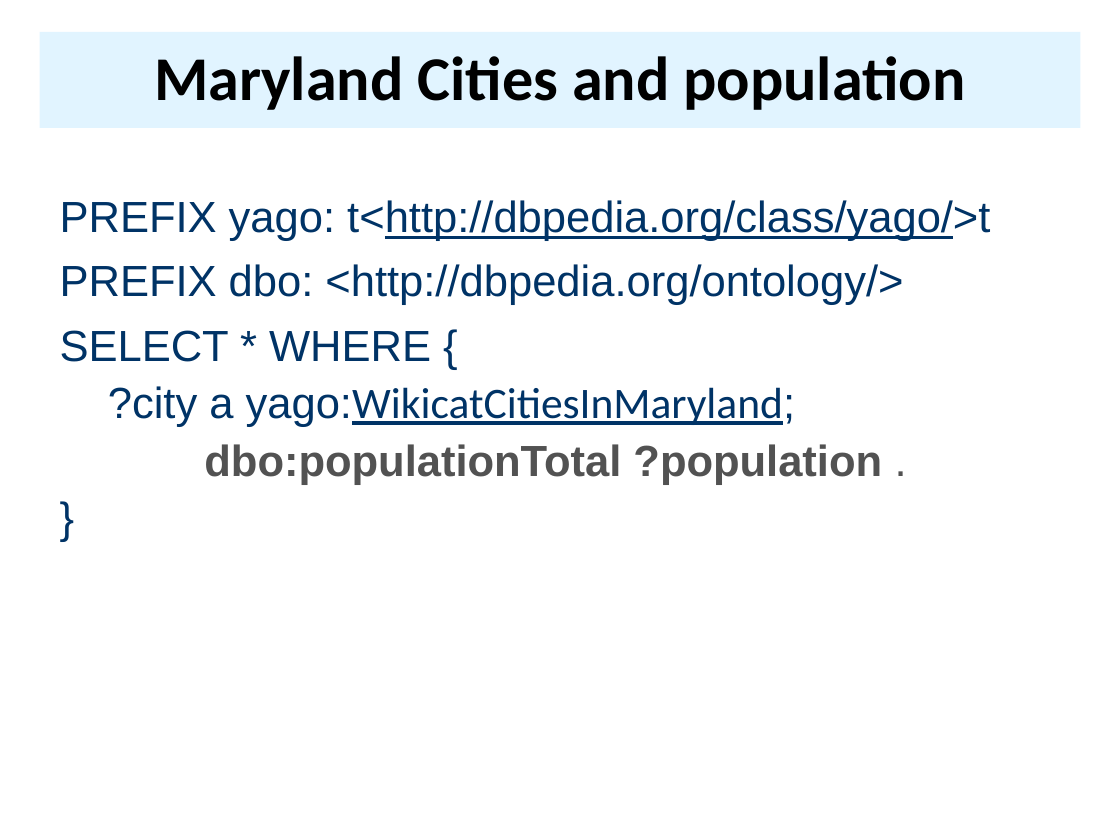
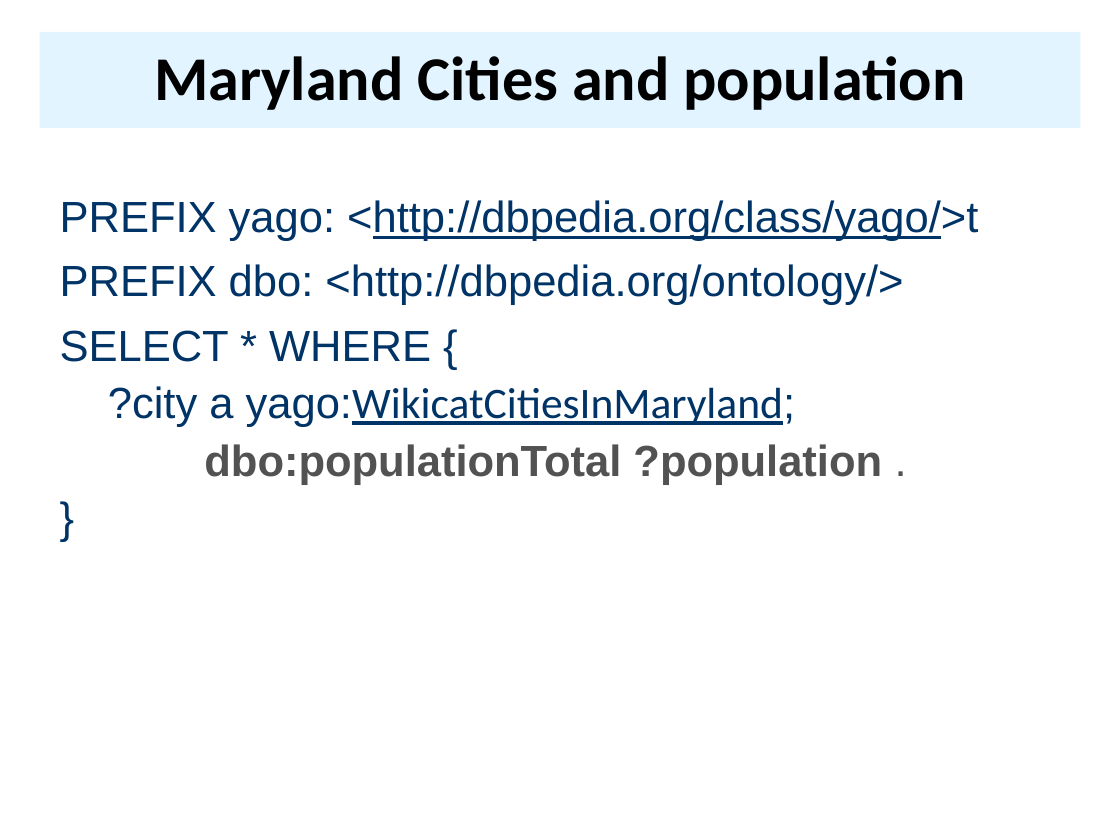
Before and after one commit to UMBC-CMSC-491-691-F19-Knowledge-Graphs/class_material, a slide deck: slide 13 of notes/16_sparql/16sparql.pptx. Drawn at 1120x840 pixels with LibreOffice and Linux fonts; fonts in the diff are those of the drawing. Boxes give left, top, right and bottom in pixels: in the first picture for what was removed or moved away, otherwise in the second. Text is boxed around its words. In the diff, an @@ line names an element or a change of style, - is before the commit and + after.

```diff
--- a/notes/16_sparql/16sparql.pptx
+++ b/notes/16_sparql/16sparql.pptx
@@ text at bbox=[60, 200, 978, 241]: text changed @@
-PREFIX yago: t<http://dbpedia.org/class/yago/>t
+PREFIX yago: <http://dbpedia.org/class/yago/>t
```
Also in this commit, not shown: 1 other slide changed, 4 other files.
